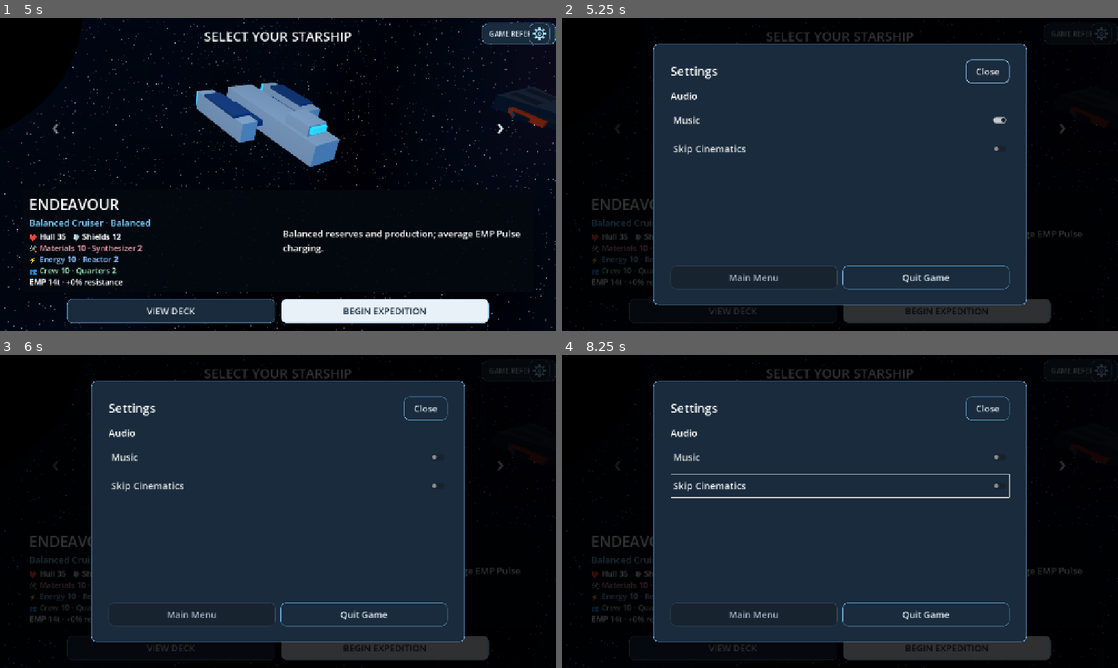
Above: before the commit, frames 1-4 (two rows, left to right).
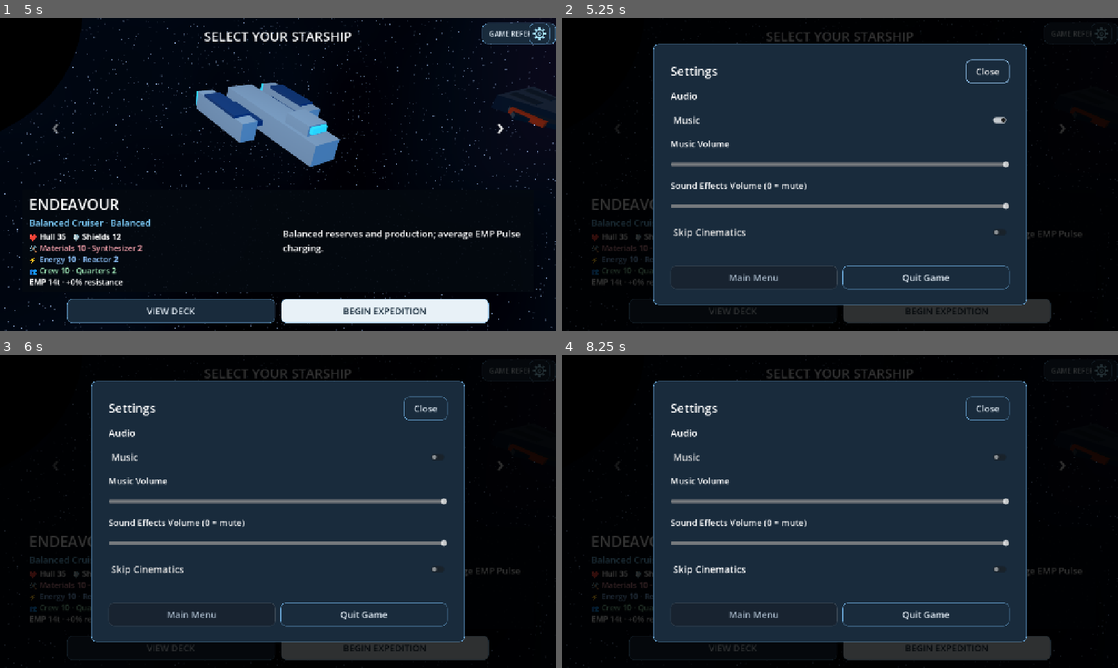
Above: after the commit, the same moments.

Repository: RPGMaster2000/arcospace
Game: Godot game, scene res://scenes/battle_setup.tscn
The game is run twice, just before and just after one commit, with the same random seed, the same clock (stepped at 60 frames per second) and the same inputs. Sound files missing from this copy of the repository are replaced by a short silence.
Inputs (mouse positions are in pixels of both pictures, inside the frame that each line leads up to):
- Up to frame 1 (5 s): tap Enter (ui_accept) at 0.5, 0.77 s; move the mouse to (400, 158) at 0.52 s; hold Right (ui_right) 0.53-1.25 s; tap Space (ui_select) at 0.6, 2.3 s; click (400, 158) at 0.67 s; drag from (166, 190) to (250, 237) at 1.27 s; move the mouse to (333, 105) at 2.02 s; hold Right (ui_right) 2.03-2.75 s; tap Tab at 2.1 s; click (333, 105) at 2.17 s; drag from (250, 237) to (111, 127) at 2.77 s; click "›" at 3.5 s; click "‹" at 4.25 s
- Up to frame 2 (5.25 s): click (1101, 33) at 5 s
- Up to frame 3 (6 s): click "Music" at 5.75 s
- Up to frame 4 (8.25 s): click "Skip Cinematics" at 6.5 s; click "Skip Cinematics" at 7.25 s; tap Enter (ui_accept) at 8 s; move the mouse to (1006, 558) at 8.02 s; hold Left (ui_left) from 8.03 s (still down); tap Space (ui_select) at 8.1 s; click (1006, 558) at 8.17 s

Frame 1 is identical in both runs. In frame 2, 2.4% of the frame differs, in the area x 19-81%, y 39-71%; in frame 3, 2.4%; in frame 4, 2.9%, in the area x 19-81%, y 38-71%.

Commit message:
Stage C: connect presentation audio and persistent Music/SFX volume controls

Diff:
--- a/scripts/audio/sfx.gd
+++ b/scripts/audio/sfx.gd
@@ -1,7 +1,7 @@
 extends Node
 # RESPONSIBILITY: Play catalog events with bounded voices, isolated RNG and scene ownership.
 # DOES NOT: Resolve gameplay, select music or synthesize audio at runtime.
-@export var catalog: Resource = preload("res://resources/audio/sound_catalog.tres")
+@export var catalog: Resource
 const POOL_SIZE: int = 12
 const SETTINGS_PATH = preload("res://scripts/ui/menu_preferences.gd").PATH
 var volume: float = 1.0
@@ -11,6 +11,9 @@
 
 
 func _ready() -> void:
+	# Load after import; @tool card scripts can parse this singleton on a clean editor scan.
+	if catalog == null:
+		catalog = load("res://resources/audio/sound_catalog.tres")
 	process_mode = Node.PROCESS_MODE_ALWAYS
 	_rng.randomize() # Independent generator; never call global rand* functions here.
 	for index in range(POOL_SIZE):
--- a/scripts/battle_effects.gd
+++ b/scripts/battle_effects.gd
@@ -82,6 +82,12 @@
 		)
 		var hull_delta: int = current.hull - old.hull
 		var shield_delta: int = current.shields - old.shields
+		if hull_delta < 0:
+			Sfx.play_event(&"ship_destroyed" if current.hull <= 0 and old.hull > 0 else &"hull_hit", self)
+		elif hull_delta > 0:
+			Sfx.play_event(&"hull_repair", self)
+		if shield_delta < 0:
+			Sfx.play_event(&"shield_break" if old.shields > 0 and current.shields == 0 else &"shield_hit", self)
 		if (
 			hull_delta < 0
 			and (current.shields == 0 or get_parent().modifier.shields_disabled())
@@ -126,13 +132,16 @@
 			if delta > 0 or (delta < 0 and effect_delta < 0):
 				_count(icon.get_node(key), old[key], current[key])
 			if delta > 0:
+				Sfx.play_event([&"materials_gain", &"energy_gain", &"crew_gain"][index], self)
 				_resource_burst(icon, COLORS[index], false)
 			if effect_delta < 0:
+				Sfx.play_event(&"resource_drain", self)
 				_pulse_icon(icon, COLORS[index], false)
 			var production_delta: int = current[PRODUCTION[index]] - old[PRODUCTION[index]]
 			if production_delta > 0:
 				_resource_burst(icon, COLORS[index], true)
 			if production_delta != 0:
+				Sfx.play_event(&"production_gain" if production_delta > 0 else &"production_loss", self)
 				_pulse_icon(icon, COLORS[index], production_delta > 0)
 
 	if not shatter_updates.is_empty():
--- a/scripts/battle_setup.gd
+++ b/scripts/battle_setup.gd
@@ -139,7 +139,11 @@
 
 
 func _navigate(direction: int) -> void:
-	if showcase.phase == showcase.Phase.SHIP_SELECTION: _select(selected_ship + direction)
+	if showcase.phase == showcase.Phase.SHIP_SELECTION:
+		var previous: int = selected_ship
+		_select(selected_ship + direction)
+		if selected_ship != previous:
+			Sfx.play_event(&"ui_select", self)
 
 
 func _input(event: InputEvent) -> void:
--- a/scripts/card_motion.gd
+++ b/scripts/card_motion.gd
@@ -18,6 +18,7 @@
 	card: Resource, source: Control, side: String, discard: bool, resolve: Callable
 ) -> void:
 	if not settings.enabled:
+		Sfx.play_event(&"card_discard" if discard else &"card_play", self)
 		resolve.call()
 		return
 	source_view = source
@@ -42,6 +43,7 @@
 	visual.set_playable(true)
 	_ignore_input(visual)
 	if discard:
+		Sfx.play_event(&"card_discard", self)
 		# A moving clip boundary gives a cheap scanner dissolve without textures.
 		clipper.clip_contents = true
 		if side == "enemy":
@@ -86,6 +88,7 @@
 		if cancelling:
 			return
 		# Resolve once the card has arrived, while the player can read its text.
+		Sfx.play_event(&"card_play", self)
 		resolve.call()
 		active_tween = _new_tween()
 		active_tween.tween_interval(settings.hold_seconds)
--- a/scripts/card_view.gd
+++ b/scripts/card_view.gd
@@ -52,6 +52,8 @@
 func set_interaction_emphasis(hovered: bool, selected: bool) -> void:
 	if Engine.is_editor_hint() or not is_node_ready():
 		return
+	if selected and not interaction_selected and card_data != null and not disabled:
+		Sfx.play_event(&"card_select", self)
 	interaction_hovered = hovered and card_data != null
 	interaction_selected = selected and card_data != null
 	if interaction_tween != null and interaction_tween.is_valid():
--- a/scripts/expedition.gd
+++ b/scripts/expedition.gd
@@ -946,6 +946,7 @@
 
 func _choose_card(index: int) -> void:
 	if state.choose_card(index):
+		Sfx.play_event(&"upgrade_acquired", self)
 		_purchase_finished()
 
 
@@ -991,11 +992,13 @@
 
 func _upgrade(key: String) -> void:
 	if state.choose_upgrade(key):
+		Sfx.play_event(&"upgrade_acquired", self)
 		show_outcome()
 
 
 func _attribute(key: String) -> void:
 	if state.choose_attribute(key):
+		Sfx.play_event(&"upgrade_acquired", self)
 		_purchase_finished()
 
 
--- a/scripts/music.gd
+++ b/scripts/music.gd
@@ -18,6 +18,7 @@
 var fade_tween: Tween
 const SETTINGS_PATH = preload("res://scripts/ui/menu_preferences.gd").PATH
 var enabled: bool = true
+var volume: float = 1.0
 var current_track: String = ""
 var player: AudioStreamPlayer
 
@@ -27,11 +28,13 @@
 	process_mode = Node.PROCESS_MODE_ALWAYS
 	player = AudioStreamPlayer.new()
 	player.volume_db = BASE_VOLUME_DB
+	player.bus = &"Music"
 	add_child(player)
 	player.finished.connect(_finished)
 	var settings = ConfigFile.new()
 	if settings.load(SETTINGS_PATH) == OK:
 		enabled = bool(settings.get_value("music", "enabled", true))
+	set_volume(float(settings.get_value("music", "volume", 1.0)), false)
 	_apply_mute()
 
 
@@ -115,6 +118,21 @@
 	enabled_changed.emit(enabled)
 
 
+# Bus gain preserves track-specific gain and cinematic fades on the existing player.
+func set_volume(value: float, persist: bool = true) -> void:
+	volume = clampf(value, 0.0, 1.0)
+	var bus: int = AudioServer.get_bus_index(&"Music")
+	if bus >= 0:
+		AudioServer.set_bus_volume_db(bus, linear_to_db(maxf(volume, 0.0001)))
+		AudioServer.set_bus_mute(bus, volume <= 0.0)
+	if persist:
+		var settings := ConfigFile.new()
+		settings.load(SETTINGS_PATH)
+		settings.set_value("music", "volume", volume)
+		if settings.save(SETTINGS_PATH) != OK:
+			push_warning("Could not save Music Volume")
+
+
 func _apply_mute() -> void:
 	if is_instance_valid(player):
 		player.stream_paused = not enabled
--- a/scripts/presentation/main_menu_3d.gd
+++ b/scripts/presentation/main_menu_3d.gd
@@ -170,6 +170,7 @@
 	_stop_tween()
 	phase_tween = create_tween()
 	if skip_cinematics:
+		Sfx.play_event(&"ui_confirm", self)
 		phase_tween.tween_callback(departure_finished.emit)
 		return
 	var direction: Vector3 = (camera.global_basis * departure_direction).normalized()
@@ -181,6 +182,7 @@
 	var heading := Basis(forward, side.cross(forward), side).get_rotation_quaternion()
 	phase_tween.set_ease(orientation_easing).set_trans(Tween.TRANS_SINE)
 	phase_tween.tween_property(selected_model, "quaternion", heading, orientation_duration)
+	phase_tween.tween_callback(func(): Sfx.play_event(&"ship_departure", self))
 	phase_tween.tween_interval(departure_pause_duration)
 	var origin: Vector3 = selected_model.position
 	phase_tween.tween_method(func(t: float): selected_model.position = origin + motion * 0.5 * departure_acceleration * t * t, 0.0, departure_travel_duration, departure_travel_duration).set_trans(Tween.TRANS_LINEAR)
--- a/scripts/ui/battle_hud.gd
+++ b/scripts/ui/battle_hud.gd
@@ -7,6 +7,9 @@
 const Effects = preload("res://scripts/visual/visual_effects.gd")
 var visual_settings: Resource = preload("res://resources/visual/alpha_visual_settings.tres")
 var result_visible: bool = false
+var _emp_charge: int = -1
+var _emp_ready: bool = false
+var _emp_fired: bool = false
 var nodes: Dictionary = {}
 var cards: Array[Control] = []
 var card_slots: Array[NodePath] = []
@@ -167,6 +170,10 @@
 		)
 	)
 	if visible_now and not result_visible:
+		if data.result_cause == "systems_failure":
+			Sfx.play_event(&"systems_failure_defeat", nodes["MatchResult"])
+		elif data.winner == "player" and not data.escaped_by_ftl:
+			Sfx.play_event(&"result_reveal", nodes["MatchResult"])
 		Effects.reveal(
 			heading,
 			visual_settings,
@@ -222,6 +229,17 @@
 
 
 func refresh_emp(data: Dictionary) -> void:
+	var scope: Node = nodes["FTLPanel/WarpButton"]
+	var ready_now: bool = data.emp.can_warp and data.winner.is_empty()
+	if data.escaped_by_ftl and not _emp_fired:
+		Sfx.play_event(&"emp_fire", scope)
+		_emp_fired = true
+	elif ready_now and not _emp_ready:
+		Sfx.play_event(&"emp_ready", scope)
+	elif _emp_charge >= 0 and data.emp.charge > _emp_charge and data.emp.disabled_turns == 0 and data.winner.is_empty():
+		Sfx.play_event(&"emp_charge", scope)
+	_emp_charge = data.emp.charge
+	_emp_ready = ready_now
 	var ftl_status: String = "EMP Pulse %d / %d" % [data.emp.charge, data.emp.charge_target]
 	if data.emp.disabled_turns > 0:
 		ftl_status += " · Offline (%d turns)" % data.emp.disabled_turns
--- a/scripts/ui/encounter_presentation.gd
+++ b/scripts/ui/encounter_presentation.gd
@@ -120,6 +120,8 @@
 
 
 static func action(button: Button, primary: bool = false) -> void:
+	if not Engine.is_editor_hint():
+		Sfx.bind_button(button)
 	var focus = style(COLORS.special, true)
 	focus.bg_color = Color(0, 0, 0, 0)
 	focus.border_color = Color("98c6ef")
--- a/scripts/ui/settings_menu.gd
+++ b/scripts/ui/settings_menu.gd
@@ -13,6 +13,8 @@
 var shade: ColorRect
 var panel: PanelContainer
 var close_button: Button
+var music_volume: HSlider
+var sfx_volume: HSlider
 var music_toggle: CheckButton
 var cinematics_toggle: CheckButton
 var main_menu_button: Button
@@ -73,6 +75,8 @@
 	extra_settings = VBoxContainer.new()
 	extra_settings.add_theme_constant_override("separation", 14)
 	body.add_child(extra_settings)
+	music_volume = _volume_slider("Music Volume", _music.volume, _music.set_volume)
+	sfx_volume = _volume_slider("Sound Effects Volume (0 = mute)", Sfx.volume, Sfx.set_volume)
 	cinematics_toggle = CheckButton.new()
 	cinematics_toggle.text = "Skip Cinematics"
 	cinematics_toggle.custom_minimum_size.y = 52
@@ -112,6 +116,23 @@
 	shade.hide()
 
 
+func _volume_slider(caption: String, value: float, change: Callable) -> HSlider:
+	var label := Label.new()
+	label.text = caption
+	label.add_theme_font_size_override("font_size", 20)
+	extra_settings.add_child(label)
+	var slider := HSlider.new()
+	slider.min_value = 0.0
+	slider.max_value = 1.0
+	slider.step = 0.01
+	slider.value = value
+	slider.custom_minimum_size = Vector2(220, 40)
+	slider.tooltip_text = caption
+	slider.value_changed.connect(change)
+	extra_settings.add_child(slider)
+	return slider
+
+
 func _button(caption: String) -> Button:
 	var button := Button.new()
 	button.text = caption
@@ -139,6 +160,8 @@
 	get_tree().paused = true
 	_sync_music(_music.enabled)
 	cinematics_toggle.set_pressed_no_signal(Preferences.skip_cinematics())
+	music_volume.set_value_no_signal(_music.volume)
+	sfx_volume.set_value_no_signal(Sfx.volume)
 	shade.show()
 	_fit()
 	close_button.grab_focus()
--- a/scripts/ui/systems_failure_display.gd
+++ b/scripts/ui/systems_failure_display.gd
@@ -4,6 +4,7 @@
 var columns: Dictionary = {}
 var counts: Dictionary = {}
 var offline: Dictionary = {}
+var _active: Dictionary = {"player": false, "enemy": false}
 
 
 func _ready() -> void:
@@ -47,7 +48,13 @@
 func refresh(status: Dictionary) -> void:
 	for side in ["player", "enemy"]:
 		var data: Dictionary = status[side]
-		columns[side].visible = data.remaining >= 0 and not data.offline.is_empty()
+		var active_now: bool = data.remaining >= 0 and not data.offline.is_empty()
+		if active_now and not _active[side]:
+			Sfx.play_event(&"systems_failure_warning", self)
+		elif not active_now and _active[side]:
+			Sfx.play_event(&"production_gain", self)
+		_active[side] = active_now
+		columns[side].visible = active_now
 		counts[side].text = "%d TURNS REMAINING" % maxi(0, data.remaining)
 		var names: PackedStringArray = []
 		for key in data.offline:
Not shown, added: assets/sound/sfx/card_discard_01.wav.import
Not shown, added: assets/sound/sfx/card_play_01.wav.import
Not shown, added: assets/sound/sfx/card_play_02.wav.import
Not shown, added: assets/sound/sfx/card_play_03.wav.import
Not shown, added: assets/sound/sfx/card_select_01.wav.import
Not shown, added: assets/sound/sfx/crew_gain_01.wav.import
Not shown, added: assets/sound/sfx/crew_gain_02.wav.import
Not shown, added: assets/sound/sfx/crew_gain_03.wav.import
Not shown, added: assets/sound/sfx/emp_charge_01.wav.import
Not shown, added: assets/sound/sfx/emp_fire_01.wav.import
Not shown, added: assets/sound/sfx/emp_ready_01.wav.import
Not shown, added: assets/sound/sfx/energy_gain_01.wav.import
(and 29 more such lines)
